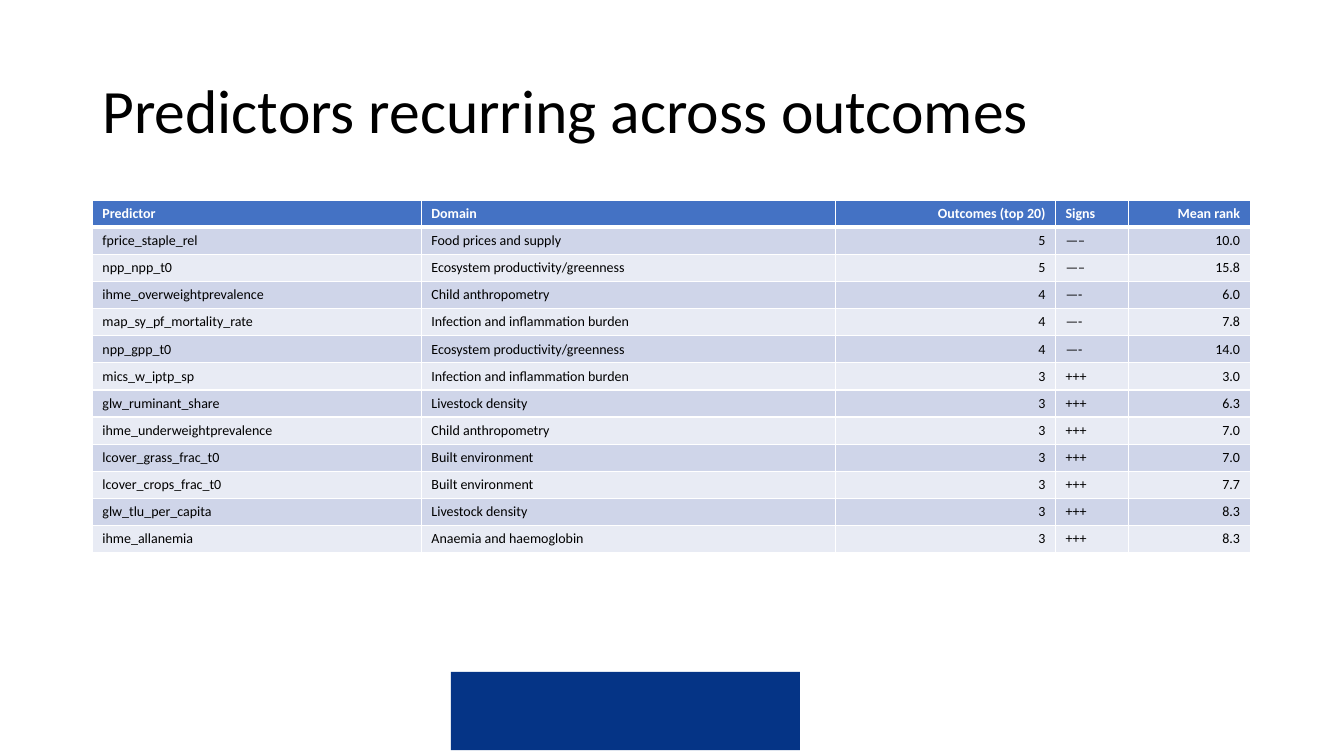
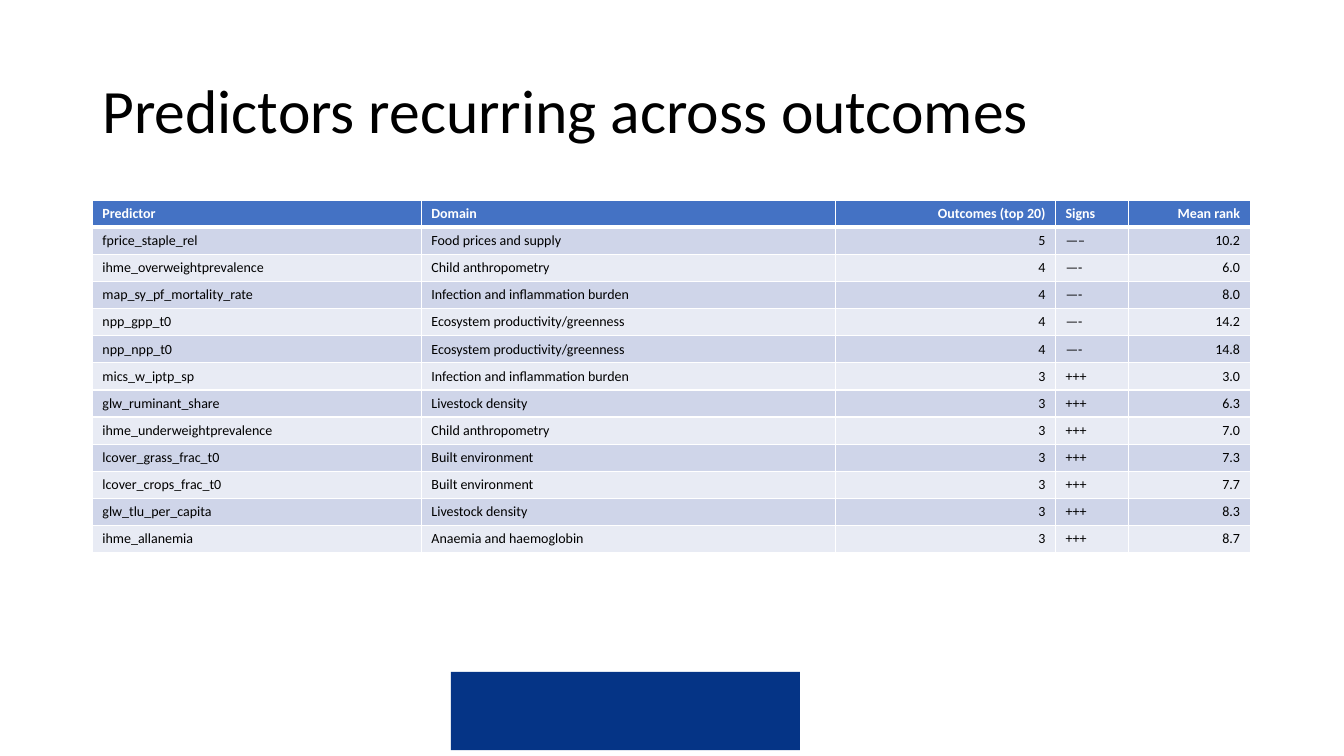
Before and after one commit to amertens/mn-prediction, a slide deck: slide 66 of docs/slides/MN-proxy-full-talk-2026-09.pptx. Drawn at 1344x756 pixels with LibreOffice and Linux fonts; fonts in the diff are those of the drawing; background and template pictures are left out. Boxes give left, top, right and bottom in pixels: in the first picture for what was removed or moved away, otherwise in the second. Text is boxed around its words. In the diff, an @@ line names an element or a change of style, - is before the commit and + after.

```diff
--- a/docs/slides/MN-proxy-full-talk-2026-09.pptx
+++ b/docs/slides/MN-proxy-full-talk-2026-09.pptx
@@ table at box(93, 201, 1250, 680) @@
-row 2: fprice_staple_rel | Food prices and supply | 5 | —– | 10.0
-row 3: npp_npp_t0 | Ecosystem productivity/greenness | 5 | —– | 15.8
+row 2: fprice_staple_rel | Food prices and supply | 5 | —– | 10.2
-row 5: map_sy_pf_mortality_rate | Infection and inflammation burden | 4 | —- | 7.8
-row 6: npp_gpp_t0 | Ecosystem productivity/greenness | 4 | —- | 14.0
+row 4: map_sy_pf_mortality_rate | Infection and inflammation burden | 4 | —- | 8.0
+row 5: npp_gpp_t0 | Ecosystem productivity/greenness | 4 | —- | 14.2
+row 6: npp_npp_t0 | Ecosystem productivity/greenness | 4 | —- | 14.8
-row 10, column 5: 7.0
+row 10, column 5: 7.3
-row 13, column 5: 8.3
+row 13, column 5: 8.7
```
Also in this commit, not shown: 5 other slides changed, 3 other files.
